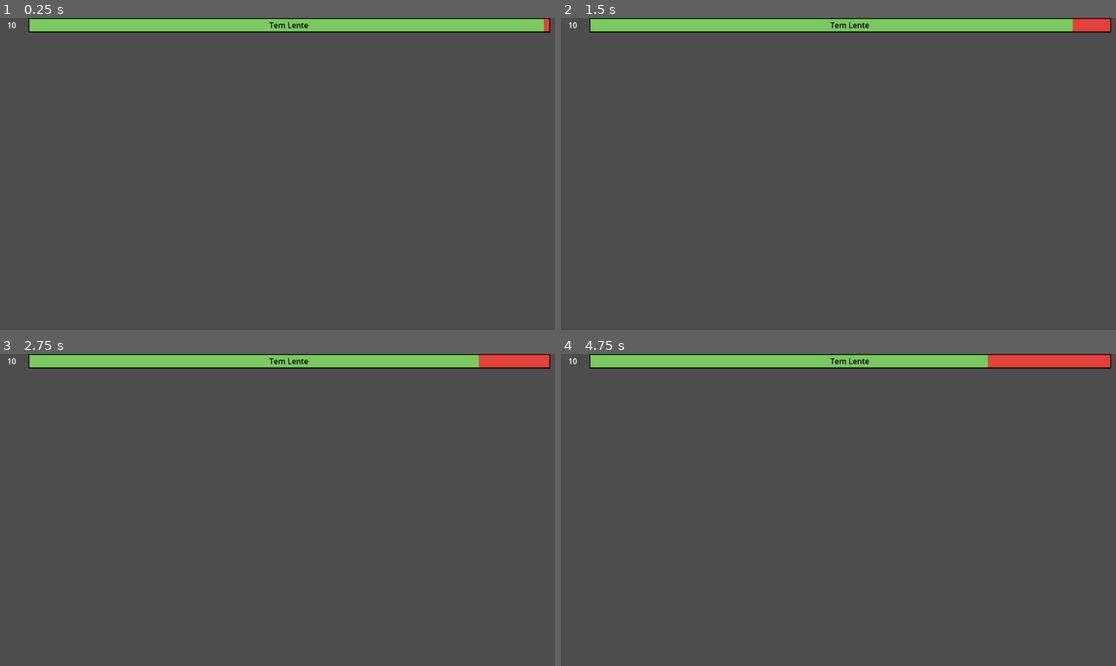
Above: before the commit, frames 1-4 (two rows, left to right).
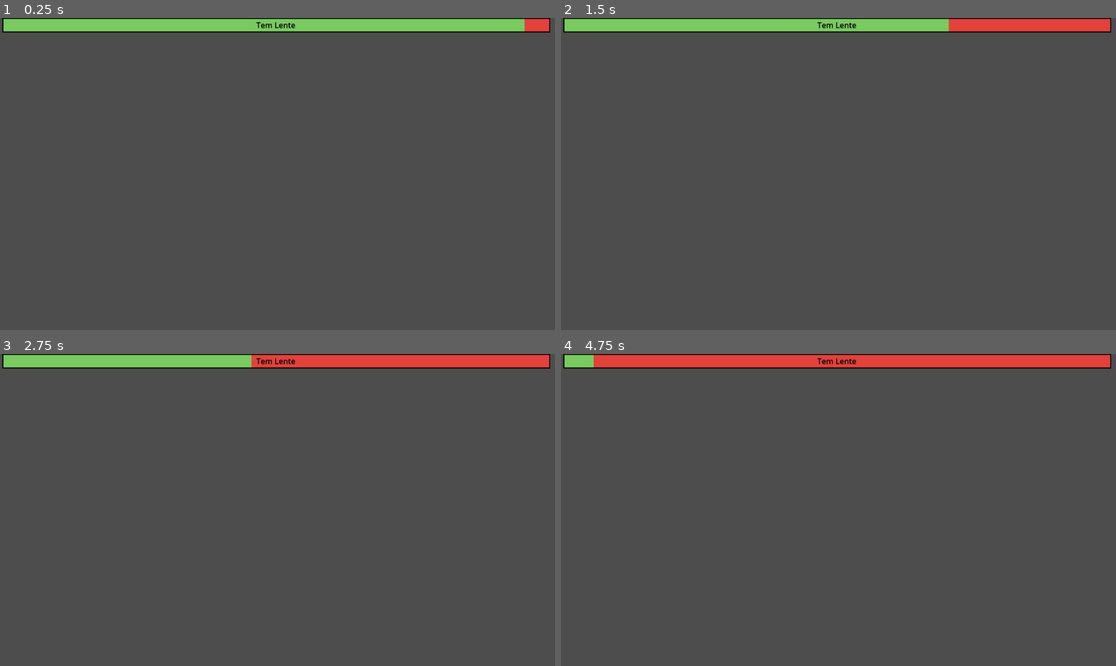
Above: after the commit, the same moments.

Repository: lazaromenezes/three-hints-game
Game: Godot game, scene res://scenes/hint/hint.tscn
The game is run twice, just before and just after one commit, with the same random seed, the same clock (stepped at 60 frames per second) and the same inputs. This scene is started directly instead of the project's main scene.
Inputs:
- Up to frame 1 (0.25 s): no input
- Up to frame 2 (1.5 s): no input
- Up to frame 3 (2.75 s): no input
- Up to frame 4 (4.75 s): no input

The runs differ from the first frame. In frame 1, 0.5% of the frame differs, in the area x 0-98%, y 0-5%; in frame 2, 1.3%; in frame 3, 2.0%; in frame 4, 3.2%, in the area x 0-77%, y 0-5%.

Commit message:
Introduce word and hints swapping

Diff:
--- /dev/null
+++ b/resources/word/word.gd
@@ -0,0 +1,12 @@
+extends Resource
+class_name Word
+
+@export var first_hint: String
+@export var second_hint: String
+@export var third_hint: String
+
+@export var accepted_answers: Array[String]
+
+var hints: Array[String]:
+	get:
+		return [first_hint, second_hint, third_hint]
--- a/scenes/hint/hint.gd
+++ b/scenes/hint/hint.gd
@@ -1,13 +1,6 @@
 extends Control
 
 signal hint_expired()
-
-@export var hint_time: float = 20
-
-@export var points: int = 10:
-	set(value):
-		points = value
-		%Points.text = str(value)
 
 @export var hint: String:
 	set(value):
@@ -15,11 +8,10 @@
 		%HintText.text = value
 
 func _ready() -> void:
-	$Timer.wait_time = hint_time
-	$Timer.start()
+	$HintTime.start(GameManager.settings.hint_time)
 
 func _process(_delta: float) -> void:
-	%Progress.value = $Timer.time_left / hint_time
+	%Progress.value = $HintTime.time_left / GameManager.settings.hint_time
 
 func _on_timer_timeout() -> void:
 	hint_expired.emit()
--- a/scenes/hint/hint.tscn
+++ b/scenes/hint/hint.tscn
@@ -24,16 +24,9 @@
 grow_horizontal = 2
 script = ExtResource("1_gkpsb")
 
-[node name="Timer" type="Timer" parent="."]
+[node name="HintTime" type="Timer" parent="."]
 wait_time = 20.0
 one_shot = true
-
-[node name="Points" type="Label" parent="."]
-unique_name_in_owner = true
-custom_minimum_size = Vector2(50, 0)
-layout_mode = 2
-text = "10"
-horizontal_alignment = 1
 
 [node name="Control" type="MarginContainer" parent="."]
 layout_mode = 2
@@ -61,4 +54,4 @@
 horizontal_alignment = 1
 vertical_alignment = 1
 
-[connection signal="timeout" from="Timer" to="." method="_on_timer_timeout"]
+[connection signal="timeout" from="HintTime" to="." method="_on_timer_timeout"]
--- a/scenes/match/match.gd
+++ /dev/null
@@ -1,27 +0,0 @@
-extends Control
-
-var hints: Array[String] = ["Céu", "Fenômeno", "Dia vira noite"]
-var hint_scene: PackedScene = preload("res://scenes/hint/hint.tscn")
-
-const TOTAL_POINTS = 10
-var _next_hint = 0
-
-func _ready() -> void:
-	_show_hint()
-
-func _show_hint():
-	var hint = hint_scene.instantiate()
-	hint.points = TOTAL_POINTS - _next_hint
-	hint.hint = hints[_next_hint]
-	hint.hint_expired.connect(_on_hint_expired)
-	$Hints.add_child(hint)
-
-func _on_hint_expired():
-	if _next_hint == 2:
-		pass
-	else:
-		_next_hint += 1
-		_show_hint()
-
-func _on_start_timeout() -> void:
-	_show_hint()
--- a/scenes/match/match.tscn
+++ /dev/null
@@ -1,28 +0,0 @@
-[gd_scene load_steps=2 format=3 uid="uid://cdj47x8vx74qa"]
-
-[ext_resource type="Script" path="res://scenes/match/match.gd" id="1_i11g1"]
-
-[node name="Match" type="Control"]
-layout_direction = 2
-layout_mode = 3
-anchors_preset = 15
-anchor_right = 1.0
-anchor_bottom = 1.0
-grow_horizontal = 2
-grow_vertical = 2
-script = ExtResource("1_i11g1")
-
-[node name="Hints" type="VBoxContainer" parent="."]
-layout_mode = 1
-anchors_preset = 15
-anchor_right = 1.0
-anchor_bottom = 1.0
-grow_horizontal = 2
-grow_vertical = 2
-
-[node name="Timer" type="Timer" parent="."]
-wait_time = 3.0
-one_shot = true
-autostart = true
-
-[connection signal="timeout" from="Timer" to="." method="_on_start_timeout"]
--- /dev/null
+++ b/scenes/word/chuva.tres
@@ -0,0 +1,10 @@
+[gd_resource type="Resource" script_class="Word" load_steps=2 format=3 uid="uid://hqbjrm5deggm"]
+
+[ext_resource type="Script" path="res://resources/word/word.gd" id="1_x4urp"]
+
+[resource]
+script = ExtResource("1_x4urp")
+first_hint = "Céu"
+second_hint = "Fenômeno"
+third_hint = "Dia vira noite"
+accepted_answers = Array[String](["Chuva"])
--- /dev/null
+++ b/scenes/word/word.gd
@@ -0,0 +1,31 @@
+extends Control
+
+var word: Word = preload("res://scenes/word/chuva.tres")
+var hint_scene: PackedScene = preload("res://scenes/hint/hint.tscn")
+
+const TOTAL_POINTS: int = 10
+
+var _current_points: int = TOTAL_POINTS
+var _hints: Array[String] = []
+
+func _ready() -> void:
+	$StartTimer.start(GameManager.settings.start_time)
+	_hints = word.hints
+
+func _show_hint():
+	var hint = hint_scene.instantiate()
+	hint.hint = _hints.pop_front()
+	hint.hint_expired.connect(_on_hint_expired)
+	%Hints.add_child(hint)
+
+func _on_hint_expired():
+	if _hints.size() > 0:
+		_current_points -= 1
+		_next_hint()
+
+func _on_start_timeout() -> void:
+	_next_hint()
+
+func _next_hint() -> void:
+	%Points.text = str(_current_points)
+	_show_hint()
--- /dev/null
+++ b/scenes/word/word.tscn
@@ -0,0 +1,36 @@
+[gd_scene load_steps=2 format=3 uid="uid://cdj47x8vx74qa"]
+
+[ext_resource type="Script" path="res://scenes/word/word.gd" id="1_i11g1"]
+
+[node name="Match" type="Control"]
+layout_direction = 2
+layout_mode = 3
+anchors_preset = 15
+anchor_right = 1.0
+anchor_bottom = 1.0
+grow_horizontal = 2
+grow_vertical = 2
+script = ExtResource("1_i11g1")
+
+[node name="VBoxContainer" type="VBoxContainer" parent="."]
+layout_mode = 1
+anchors_preset = 15
+anchor_right = 1.0
+anchor_bottom = 1.0
+grow_horizontal = 2
+grow_vertical = 2
+
+[node name="Points" type="Label" parent="VBoxContainer"]
+unique_name_in_owner = true
+layout_mode = 2
+horizontal_alignment = 1
+vertical_alignment = 1
+
+[node name="Hints" type="VBoxContainer" parent="VBoxContainer"]
+unique_name_in_owner = true
+layout_mode = 2
+
+[node name="StartTimer" type="Timer" parent="."]
+one_shot = true
+
+[connection signal="timeout" from="StartTimer" to="." method="_on_start_timeout"]
